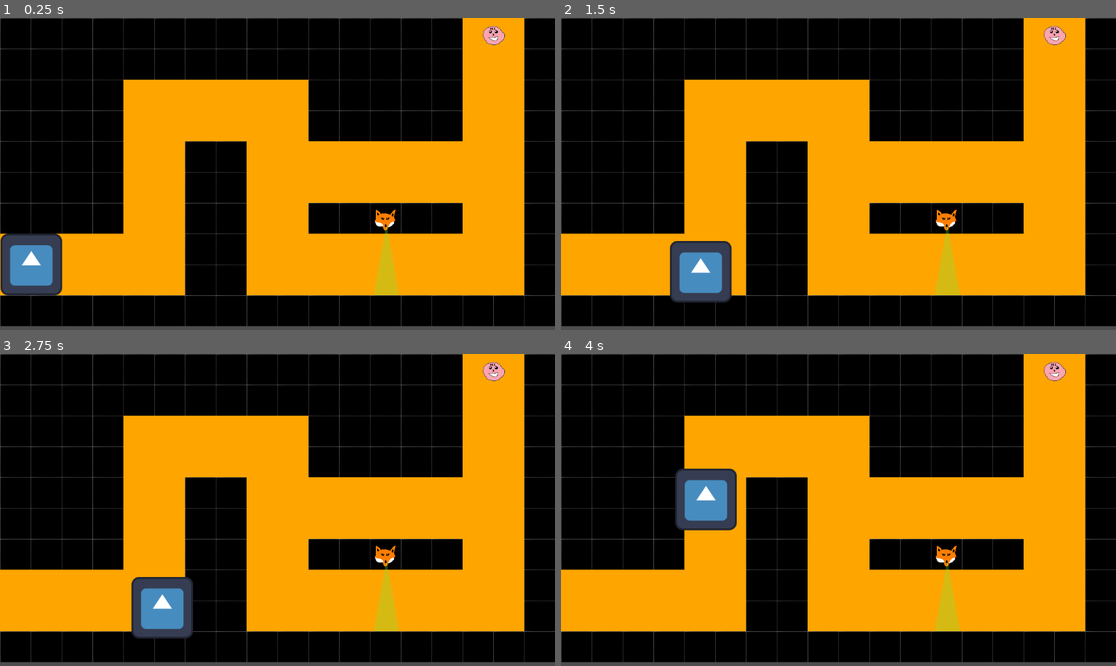
Above: before the commit, frames 1-4 (two rows, left to right).
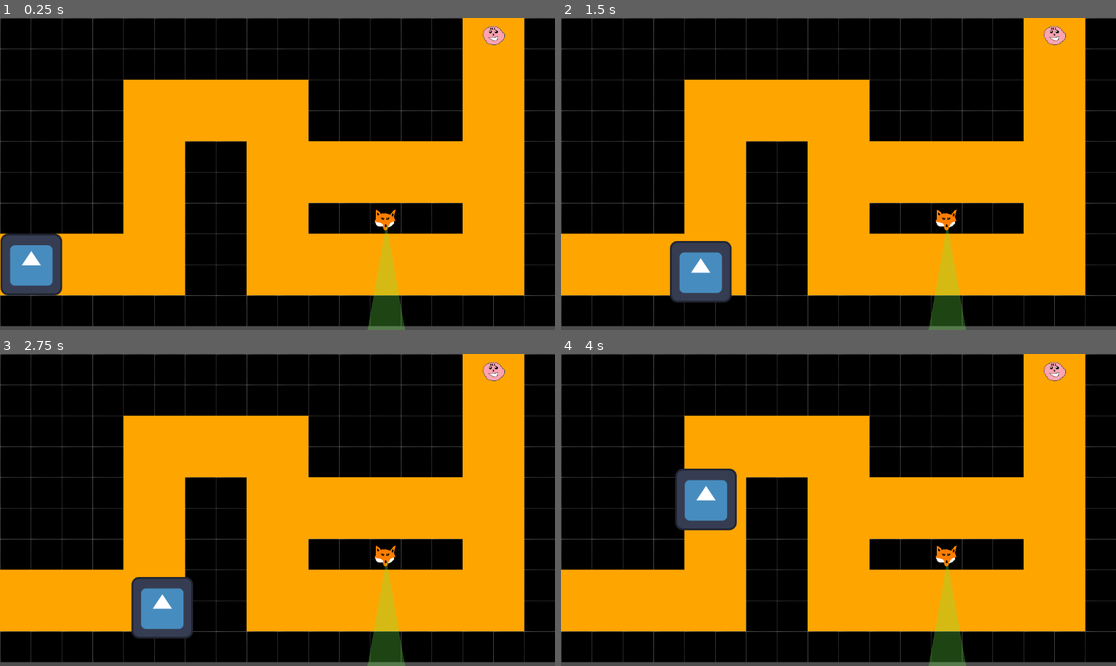
Above: after the commit, the same moments.

Repository: pbagnoud/minijam181
Game: Godot game, scene res://scenes/Main.tscn
Two runs of this game, one before a commit and one after it. Both use one fixed random seed, a clock stepped at 60 frames per second and the inputs below. The engine's default icon, where the game draws it, is replaced by a stand-in: a white triangle on a blue panel in a dark square.
Inputs:
- Up to frame 1 (0.25 s): no input
- Up to frame 2 (1.5 s): tap Enter at 0.5 s; hold Right (ui_right) 0.53-1.28 s; hold Down (ui_down) from 1.28 s (still down)
- Up to frame 3 (2.75 s): tap Space at 2 s; release Down (ui_down) at 2.03 s; hold Right (ui_right) from 2.03 s (still down)
- Up to frame 4 (4 s): tap Enter at 2.75 s; release Right (ui_right) at 2.78 s; hold Up (ui_up) 2.78-3.53 s; hold Left (ui_left) from 3.53 s (still down)

The runs differ from the first frame. In frame 1, 0.6% of the frame differs, in the area x 66-73%, y 88-100%; in frame 2, 0.6%; in frame 3, 0.6%; in frame 4, 0.6%.

Commit message:
added buttons that can be pressed by walking on them and send "pressed" and "unpressed"

Diff:
--- a/minijam181/project.godot
+++ b/minijam181/project.godot
@@ -15,6 +15,10 @@
 config/features=PackedStringArray("4.4", "Forward Plus")
 config/icon="res://assets/icon.svg"
 
+[display]
+
+window/vsync/vsync_mode=0
+
 [editor_plugins]
 
 enabled=PackedStringArray("res://addons/vision_cone_2d/plugin.cfg")
--- /dev/null
+++ b/minijam181/scenes/Button.tscn
@@ -0,0 +1,35 @@
+[gd_scene load_steps=6 format=3 uid="uid://cc6gxrptg61ka"]
+
+[ext_resource type="Script" uid="uid://17ujygu7dahb" path="res://scripts/button.gd" id="1_ywcaw"]
+[ext_resource type="Texture2D" uid="uid://ds7d5lyencg44" path="res://assets/button_unpressed_placeholder.png" id="2_sejoc"]
+[ext_resource type="Texture2D" uid="uid://b3bcirydhb6n" path="res://assets/button_pressed_placeholder.png" id="3_u5roi"]
+
+[sub_resource type="RectangleShape2D" id="RectangleShape2D_uwq14"]
+size = Vector2(57, 35)
+
+[sub_resource type="SpriteFrames" id="SpriteFrames_6c3e8"]
+animations = [{
+"frames": [{
+"duration": 1.0,
+"texture": ExtResource("2_sejoc")
+}, {
+"duration": 1.0,
+"texture": ExtResource("3_u5roi")
+}],
+"loop": true,
+"name": &"default",
+"speed": 5.0
+}]
+
+[node name="Button" type="Area2D"]
+script = ExtResource("1_ywcaw")
+
+[node name="ButtonCollision" type="CollisionShape2D" parent="."]
+position = Vector2(0.5, -1.5)
+shape = SubResource("RectangleShape2D_uwq14")
+
+[node name="ButtonAnimation" type="AnimatedSprite2D" parent="."]
+sprite_frames = SubResource("SpriteFrames_6c3e8")
+
+[connection signal="body_entered" from="." to="." method="_on_body_entered"]
+[connection signal="body_exited" from="." to="." method="_on_body_exited"]
--- a/minijam181/scenes/Enemy.tscn
+++ b/minijam181/scenes/Enemy.tscn
@@ -19,9 +19,6 @@
 radius = 26.0
 height = 52.0
 
-[sub_resource type="RectangleShape2D" id="RectangleShape2D_5wwv6"]
-size = Vector2(39, 259)
-
 [node name="Enemy" type="AnimatableBody2D"]
 script = ExtResource("1_3gvst")
 
@@ -32,17 +29,8 @@
 position = Vector2(-2, -12)
 shape = SubResource("CapsuleShape2D_ft8do")
 
-[node name="EnemyDetectionZone" type="Area2D" parent="."]
-visible = false
-position = Vector2(29, 31)
-
-[node name="CollisionShape2D" type="CollisionShape2D" parent="EnemyDetectionZone"]
-position = Vector2(-29.5, 69.5)
-shape = SubResource("RectangleShape2D_5wwv6")
-
 [node name="VisionCone2D" parent="." node_paths=PackedStringArray("write_collision_polygon") instance=ExtResource("3_mpr68")]
 angle_deg = 20
-collision_layer_mask = 1
 write_collision_polygon = NodePath("VisionConeArea2/CollisionPolygon2D")
 
 [node name="VisionConeRenderer2" type="Polygon2D" parent="VisionCone2D"]
@@ -51,5 +39,4 @@
 
 [node name="CollisionPolygon2D" type="CollisionPolygon2D" parent="VisionCone2D/VisionConeArea2"]
 
-[connection signal="body_entered" from="EnemyDetectionZone" to="." method="_on_enemy_detection_zone_body_entered"]
 [connection signal="body_entered" from="VisionCone2D/VisionConeArea2" to="." method="_on_vision_cone_area_2_body_entered"]
--- a/minijam181/scenes/level_test_solenn.tscn
+++ b/minijam181/scenes/level_test_solenn.tscn
@@ -6,6 +6,7 @@
 [ext_resource type="PackedScene" uid="uid://bntvnfqnukc0h" path="res://scenes/Player.tscn" id="3_0jsj2"]
 [ext_resource type="PackedScene" uid="uid://uq1dwtg35l21" path="res://scenes/Goal.tscn" id="4_47hsf"]
 [ext_resource type="PackedScene" uid="uid://dema5gfnj8ak7" path="res://scenes/Enemy.tscn" id="5_n6awe"]
+[ext_resource type="PackedScene" uid="uid://cc6gxrptg61ka" path="res://scenes/Button.tscn" id="7_n6awe"]
 
 [sub_resource type="TileSetAtlasSource" id="TileSetAtlasSource_ypx6g"]
 texture = ExtResource("1_ci2w0")
@@ -20,9 +21,14 @@
 
 [sub_resource type="TileSet" id="TileSet_47hsf"]
 tile_size = Vector2i(64, 64)
-physics_layer_0/collision_layer = 1
+physics_layer_0/collision_layer = 2
 sources/0 = SubResource("TileSetAtlasSource_ypx6g")
 sources/1 = SubResource("TileSetAtlasSource_0jsj2")
+
+[sub_resource type="PhysicsMaterial" id="PhysicsMaterial_n6awe"]
+
+[sub_resource type="RectangleShape2D" id="RectangleShape2D_bd0s0"]
+size = Vector2(60, 21)
 
 [node name="Node2D" type="Node2D"]
 script = ExtResource("1_47hsf")
@@ -31,24 +37,60 @@
 tile_map_data = PackedByteArray("AAAAAAAAAQAAAAAAAAAAAAEAAQAAAAAAAAAAAAIAAQAAAAAAAAAAAAMAAQAAAAAAAAAAAAQAAQAAAAAAAAAAAA …(2800 unchanged characters)…
 tile_set = SubResource("TileSet_47hsf")
 
+[node name="Button" parent="." instance=ExtResource("7_n6awe")]
+position = Vector2(295, 143)
+
 [node name="Player" parent="." instance=ExtResource("3_0jsj2")]
-position = Vector2(158, 470)
+position = Vector2(159, 469)
 
 [node name="Goal" parent="." instance=ExtResource("4_47hsf")]
 position = Vector2(1002, 138)
 
 [node name="Enemy1" parent="." instance=ExtResource("5_n6awe")]
-position = Vector2(481, 113)
+position = Vector2(480, 106)
 
 [node name="Enemy2" parent="." instance=ExtResource("5_n6awe")]
-position = Vector2(611, 111)
+position = Vector2(736, 109)
 
 [node name="Enemy3" parent="." instance=ExtResource("5_n6awe")]
-position = Vector2(737, 112)
+visible = false
+position = Vector2(607, 109)
 
 [node name="LevelTimer" type="Timer" parent="."]
 wait_time = 2.0
-autostart = true
 
+[node name="porte1" type="StaticBody2D" parent="."]
+visible = false
+collision_layer = 0
+physics_material_override = SubResource("PhysicsMaterial_n6awe")
+
+[node name="Polygon2D" type="Polygon2D" parent="porte1"]
+position = Vector2(867.049, 211.4)
+scale = Vector2(0.983607, 0.7)
+polygon = PackedVector2Array(-424, -92, -363, -92, -363, -62, -423, -62)
+uv = PackedVector2Array(-467, -94.5, -3, -103.5, -8, 104.5, -468, 92.5)
+
+[node name="CollisionShape2D" type="CollisionShape2D" parent="porte1"]
+position = Vector2(480, 157.5)
+shape = SubResource("RectangleShape2D_bd0s0")
+
+[node name="porte2" type="StaticBody2D" parent="."]
+visible = false
+position = Vector2(256, 0)
+collision_layer = 0
+physics_material_override = SubResource("PhysicsMaterial_n6awe")
+
+[node name="Polygon2D" type="Polygon2D" parent="porte2"]
+position = Vector2(867.049, 211.4)
+scale = Vector2(0.983607, 0.7)
+polygon = PackedVector2Array(-424, -92, -363, -92, -363, -62, -423, -62)
+uv = PackedVector2Array(-467, -94.5, -3, -103.5, -8, 104.5, -468, 92.5)
+
+[node name="CollisionShape2D" type="CollisionShape2D" parent="porte2"]
+position = Vector2(480, 157.5)
+shape = SubResource("RectangleShape2D_bd0s0")
+
+[connection signal="pressed" from="Button" to="." method="_on_button_pressed"]
+[connection signal="unpressed" from="Button" to="." method="_on_button_unpressed"]
 [connection signal="hit" from="Enemy1" to="." method="_on_enemy_hit"]
 [connection signal="timeout" from="LevelTimer" to="." method="_on_level_timer_timeout"]
--- /dev/null
+++ b/minijam181/scripts/button.gd
@@ -0,0 +1,19 @@
+extends Area2D
+
+signal pressed
+signal unpressed
+
+@onready var button_animation: AnimatedSprite2D = $ButtonAnimation
+
+
+
+func _on_body_entered(body: Node2D) -> void:
+	if body.is_in_group("Player"):
+		button_animation.frame = 1
+		pressed.emit()
+
+
+func _on_body_exited(body: Node2D) -> void:
+	if body.is_in_group("Player"):
+		button_animation.frame = 0
+		unpressed.emit()
--- a/minijam181/scripts/enemy.gd
+++ b/minijam181/scripts/enemy.gd
@@ -10,11 +10,6 @@
 	scale.x = -1
 
 
-func _on_enemy_detection_zone_body_entered(body: Node2D) -> void:
-	if body.is_in_group("Player") :
-		pass
-
-
 func _on_vision_cone_area_2_body_entered(body: Node2D) -> void:
 	if body.is_in_group("Player") :
 		hit.emit()
--- a/minijam181/scripts/level_test_solenn.gd
+++ b/minijam181/scripts/level_test_solenn.gd
@@ -3,6 +3,8 @@
 @onready var enemy_1: AnimatableBody2D = $Enemy1
 @onready var enemy_2: AnimatableBody2D = $Enemy2
 @onready var enemy_3: AnimatableBody2D = $Enemy3
+@onready var porte_1: StaticBody2D = $porte1
+@onready var porte_2: StaticBody2D = $porte2
 
 var onoff : int = 1
 
@@ -12,17 +14,34 @@
 
 func _on_level_timer_timeout() -> void:
 	#enemy.scale.x = -1
-	if onoff == 1 :
-		enemy_1.rotation_degrees += 180
-		enemy_2.rotation_degrees += 180
-		enemy_3.rotation_degrees += 180
-		onoff = 0
-	else :
-		enemy_1.rotation_degrees -= 180
-		enemy_2.rotation_degrees -= 180
-		enemy_3.rotation_degrees -= 180
-		onoff = 1
-
+	#if onoff == 1 :
+		#enemy_1.rotation_degrees += 180
+		#enemy_2.rotation_degrees += 180
+		#enemy_3.rotation_degrees += 180
+		#onoff = 0
+	#else :
+		#enemy_1.rotation_degrees -= 180
+		#enemy_2.rotation_degrees -= 180
+		#enemy_3.rotation_degrees -= 180
+		#onoff = 1
+	if onoff == 1:
+		enemy_1.scale.x = -1
+		enemy_2.scale.x = -1
+		enemy_3.scale.x = -1
+	pass
 
 func _on_enemy_hit() -> void:
 	print("Aie")
+
+
+func _on_button_pressed() -> void:
+	porte_1.visible = true
+	porte_1.set_collision_layer_value(2, true)
+	porte_2.visible = true
+	porte_2.set_collision_layer_value(2, true)
+
+func _on_button_unpressed() -> void:
+	porte_1.visible = false
+	porte_1.set_collision_layer_value(2, false)
+	porte_2.visible = false
+	porte_2.set_collision_layer_value(2, false)
--- a/minijam181/scripts/start_menu.gd
+++ b/minijam181/scripts/start_menu.gd
@@ -2,4 +2,4 @@
 
 
 func _on_button_pressed() -> void:
-	get_tree().change_scene_to_file("res://scenes/Main.tscn")
+	get_tree().change_scene_to_file("res://scenes/level_test_solenn.tscn")
Binary file added: minijam181/assets/button_pressed_placeholder.png
Not shown, added: minijam181/assets/button_pressed_placeholder.png.import
Binary file added: minijam181/assets/button_unpressed_placeholder.png
Not shown, added: minijam181/assets/button_unpressed_placeholder.png.import
Not shown: 1 places in minijam181/scenes/Enemy.tscn that only renumber resources
Not shown: 1 places in minijam181/scenes/level_test_solenn.tscn that only renumber resources
Not shown, added: minijam181/scripts/button.gd.uid
